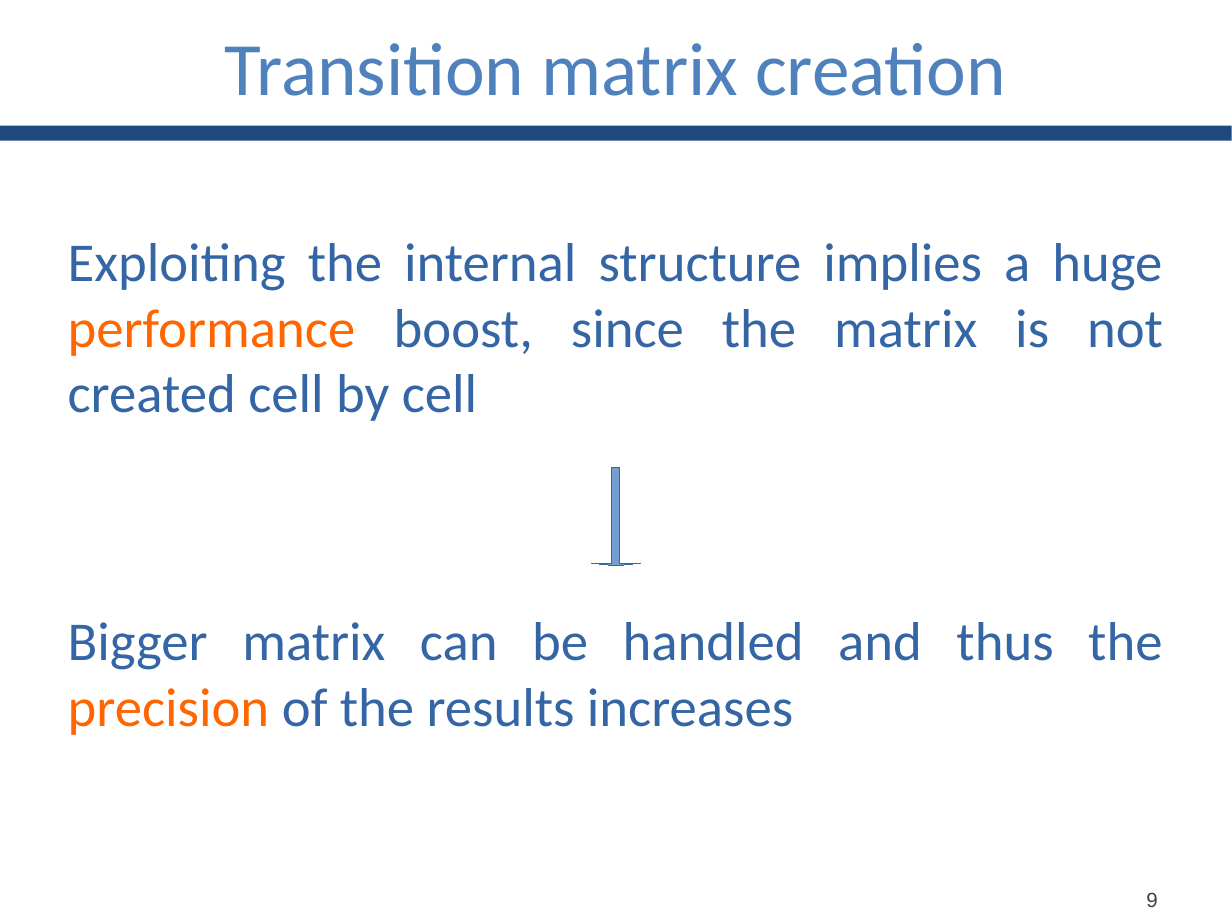
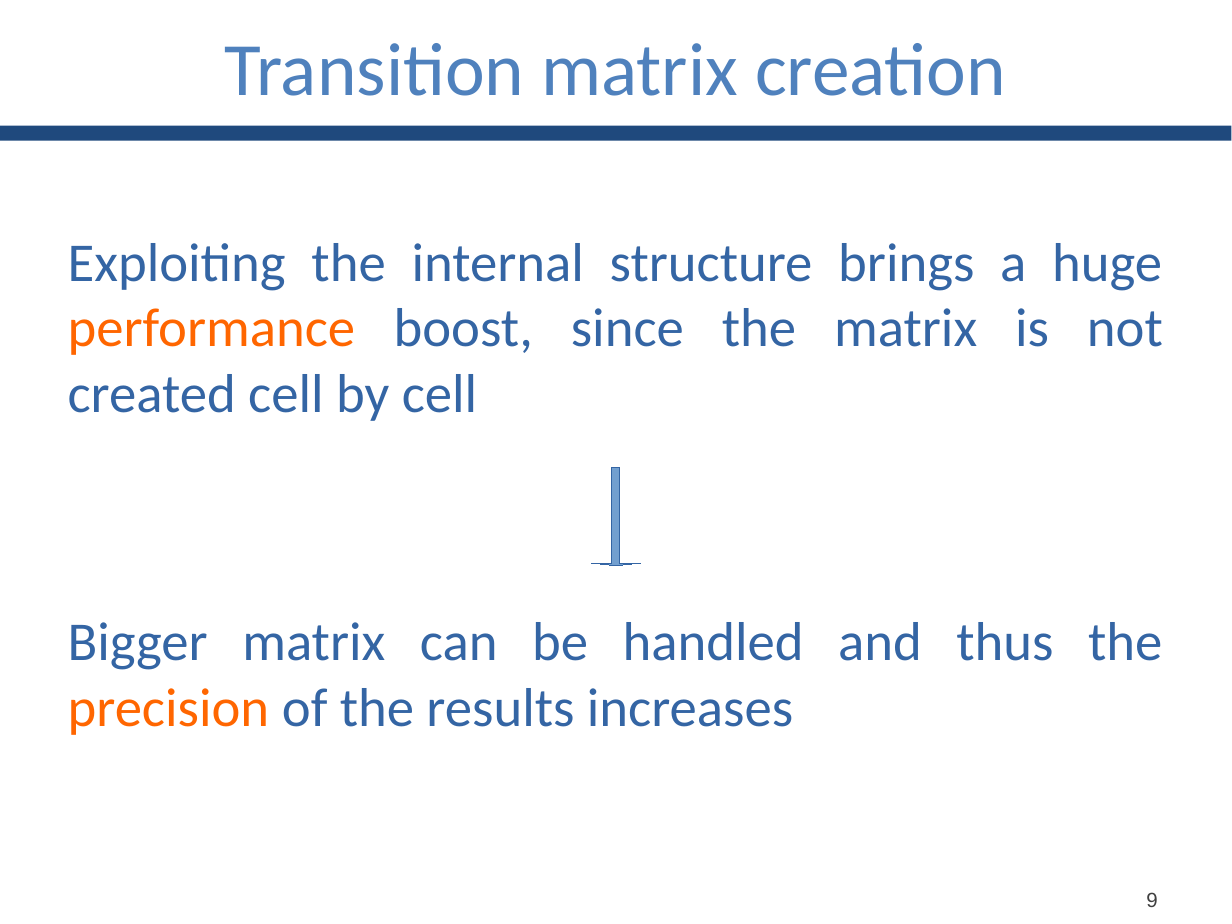
Before and after one commit to GianlucaBortoli/bachelorThesis, a slide deck: slide 10 of slides/slides.pptx. Drawn at 1232x924 pixels with LibreOffice and Linux fonts; fonts in the diff are those of the drawing. Boxes give left, top, right and bottom in pixels: in the first picture for what was removed or moved away, otherwise in the second. Text is boxed around its words. In the diff, an @@ line names an element or a change of style, - is before the commit and + after.

```diff
--- a/slides/slides.pptx
+++ b/slides/slides.pptx
@@ text at (68, 243, 1163, 421): text changed @@
-Exploiting the internal structure implies a huge performance boost, since the matrix is not created cell by cell
+Exploiting the internal structure brings a huge performance boost, since the matrix is not created cell by cell
```
Also in this commit, not shown: 5 other slides changed.
